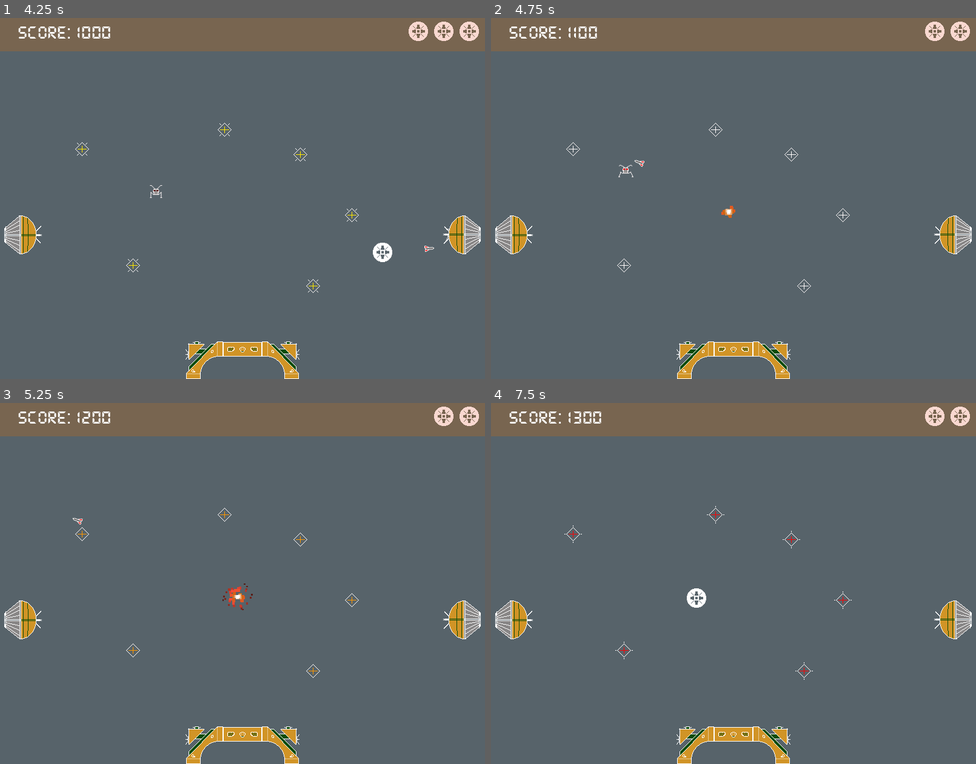
Above: before the commit, frames 1-4 (two rows, left to right).
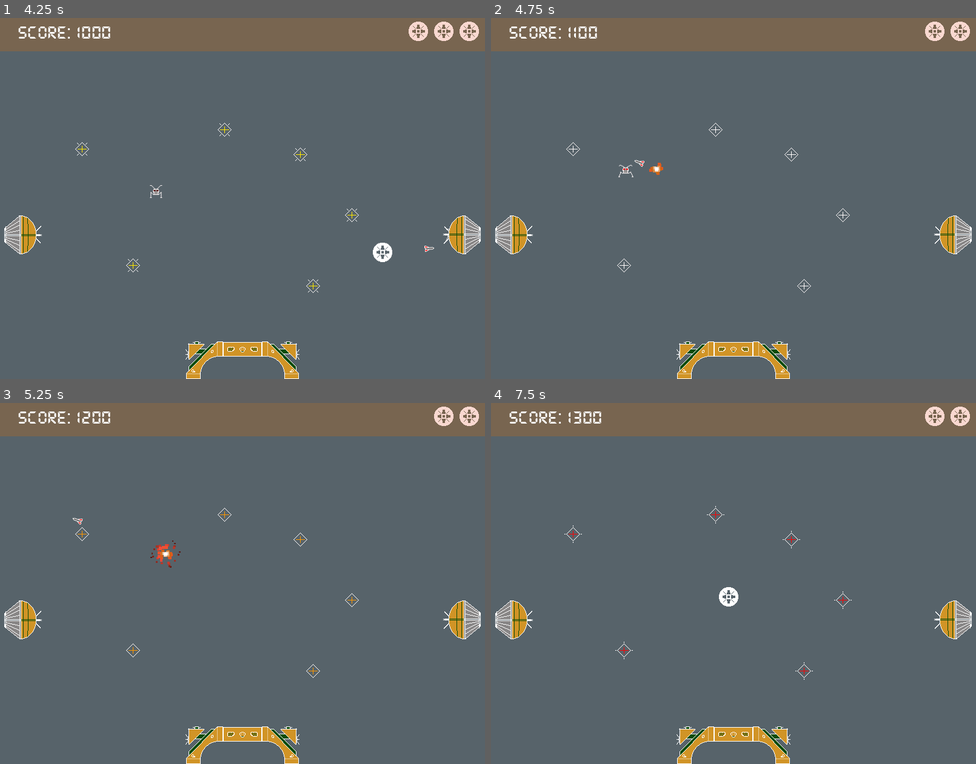
Above: after the commit, the same moments.

Repository: coderdojoathenry/Creators-2024
Game: Godot game, scene res://scenes/main.tscn
The game is run twice, just before and just after one commit, with the same random seed, the same clock (stepped at 60 frames per second) and the same inputs.
Inputs (mouse positions are in pixels of both pictures, inside the frame that each line leads up to):
- Up to frame 1 (4.25 s): tap Enter at 0.5 s; move the mouse to (349, 180) at 0.52 s; tap Space (Shoot) every 0.75 s from 0.6 to 3.6 s; move the mouse to (145, 216) at 1.27 s; move the mouse to (291, 119) at 2.02 s; move the mouse to (218, 270) at 2.77 s; move the mouse to (388, 252) at 3.52 s
- Up to frame 2 (4.75 s): move the mouse to (588, 144) at 4.27 s; tap Space (Shoot) at 4.35 s
- Up to frame 3 (5.25 s): move the mouse to (266, 583) at 5.02 s; tap Space (Shoot) at 5.1 s
- Up to frame 4 (7.5 s): move the mouse to (660, 489) at 5.77 s; tap Space (Shoot) at 5.85, 6.6, 7.35 s; move the mouse to (840, 565) at 6.52 s; move the mouse to (636, 601) at 7.27 s

Frame 1 is identical in both runs. In frame 2, 0.1% of the frame differs, in the area x 32-51%, y 40-56%; in frame 3, 0.3%; in frame 4, 0.3%, in the area x 40-51%, y 51-57%.

Commit message:
Addtional bug fixes
Mouse re-centres after level exit.
Explosion at ship position again.
Level 1 was spawning level 2 as an enemy  😆

Diff:
--- a/Crystal Quest/crystal-quest/scenes/Levels/level1.tscn
+++ b/Crystal Quest/crystal-quest/scenes/Levels/level1.tscn
@@ -3,7 +3,7 @@
 [ext_resource type="Script" path="res://scripts/level.gd" id="1_34mub"]
 [ext_resource type="PackedScene" uid="uid://b6s6w51k8i7xf" path="res://scenes/enemy_spawner.tscn" id="2_82y3u"]
 [ext_resource type="PackedScene" uid="uid://0o7c4xfqflxj" path="res://scenes/enemy_1.tscn" id="3_5x7dq"]
-[ext_resource type="PackedScene" uid="uid://b8wd6n1pmf3ls" path="res://scenes/Levels/level2.tscn" id="4_i8brw"]
+[ext_resource type="PackedScene" uid="uid://ddj08t3yxs0y6" path="res://scenes/enemy_2.tscn" id="4_73sbs"]
 [ext_resource type="PackedScene" uid="uid://dn13wcp7ixpi5" path="res://scenes/crystal.tscn" id="4_kbs67"]
 
 [node name="Level1" type="Node2D"]
@@ -11,7 +11,7 @@
 bonus_time = 5.0
 
 [node name="EnemySpawner" parent="." instance=ExtResource("2_82y3u")]
-enemies = Array[PackedScene]([ExtResource("3_5x7dq"), ExtResource("4_i8brw")])
+enemies = Array[PackedScene]([ExtResource("3_5x7dq"), ExtResource("4_73sbs")])
 max_enemies = 5
 min_time = 0.5
 max_time = 5.0
--- a/Crystal Quest/crystal-quest/scripts/game_manager.gd
+++ b/Crystal Quest/crystal-quest/scripts/game_manager.gd
@@ -61,7 +61,6 @@
 
 func inform_body_entered(body) -> void:
 	if (body == ship && ship_destroyed == false):
-		ship.global_position = ship_initial_position
 		get_parent().remove_child(ship)
 		ship_destroyed = true
 		destroy_sound.play()
@@ -82,9 +81,15 @@
 	if (lives < max_lives):
 		lives += 1
 
+func recentre_mouse() -> void:
+	var window_size = DisplayServer.window_get_size()
+	Input.warp_mouse(window_size/2)
+
 func _on_respawn_timer_timeout() -> void:
 	if (lives > 0):
 		GlobalObjects.reset_play_area.emit()
+		Input.warp_mouse(ship_initial_position)
+		ship.global_position = ship_initial_position
 		get_parent().add_child(ship)
 		ship_destroyed = false
 	else:
@@ -104,6 +109,7 @@
 	if (ship_destroyed == false):
 		print("level_exited condition")
 		get_parent().remove_child(ship)
+		recentre_mouse()
 		ship_destroyed = true
 		GlobalObjects.reset_play_area.emit()
 		if (current_level.bonus_time > 0.0):
